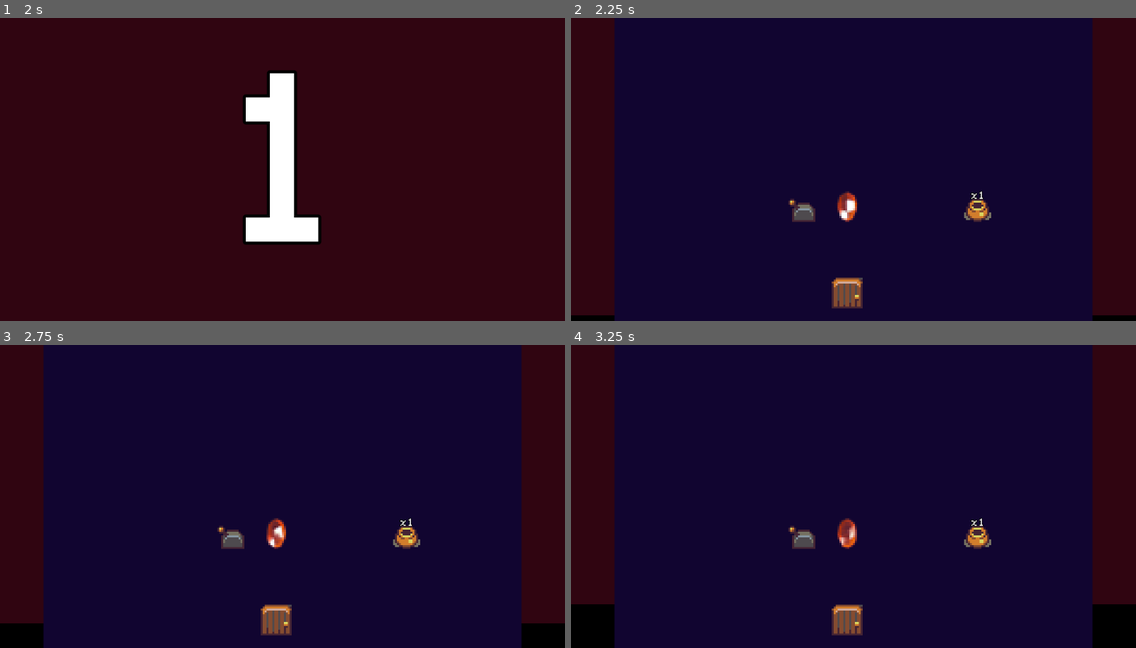
Above: before the commit, frames 1-4 (two rows, left to right).
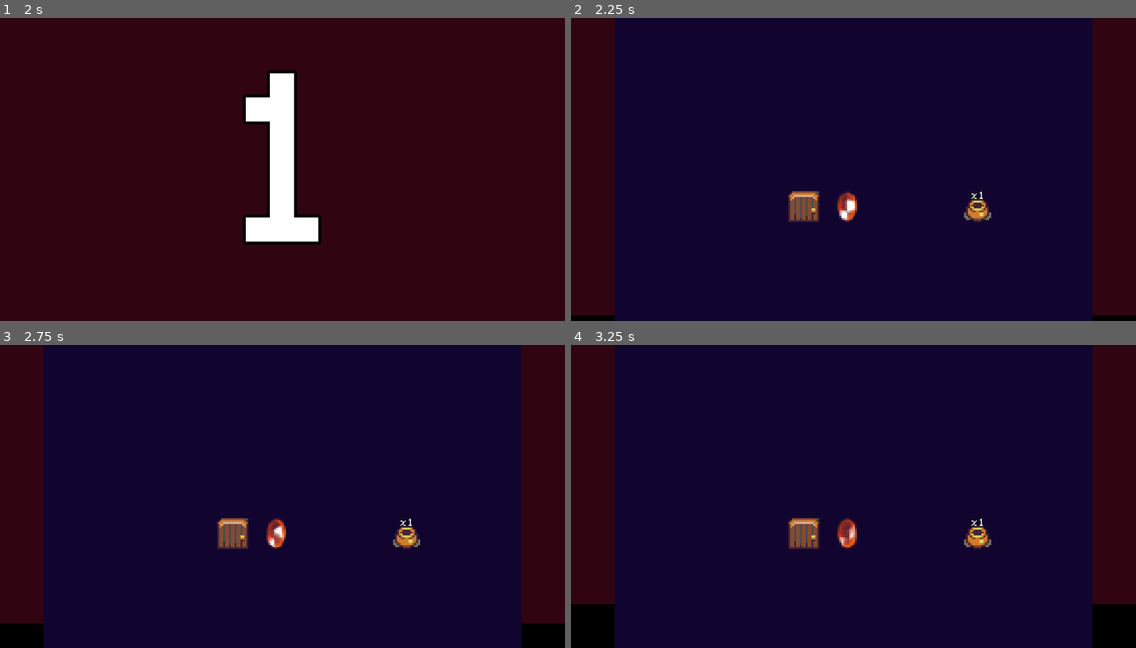
Above: after the commit, the same moments.

Repository: tedsteen/godot-cursors
Game: Godot game, scene res://main.tscn
Two runs of this game, one before a commit and one after it. Both use one fixed random seed, a clock stepped at 60 frames per second and the inputs below. Sound files missing from this copy of the repository are replaced by a short silence.
Inputs (mouse positions are in pixels of both pictures, inside the frame that each line leads up to):
- Up to frame 1 (2 s): click "Start!" at 0.5 s; move the mouse to (406, 154) at 1.27 s; click (406, 154) at 1.42 s
- Up to frame 2 (2.25 s): tap Enter at 2 s; move the mouse to (740, 184) at 2.02 s; click (740, 184) at 2.17 s
- Up to frame 3 (2.75 s): no input
- Up to frame 4 (3.25 s): move the mouse to (910, 429) at 2.77 s; click (910, 429) at 2.92 s

Frame 1 is identical in both runs. In frame 2, 1.0% of the frame differs, in the area x 38-52%, y 57-96%; in frame 3, 1.0%; in frame 4, 1.0%.

Commit message:
...

Diff:
--- a/dungeon.gd
+++ b/dungeon.gd
@@ -135,7 +135,7 @@
 	var stairs_up: StairsUp = StairsUp.create(goto_next_level)
 	var door_unlock_condition
 
-	if true or difficulty > 1 && rng.randi() % 3 == 0:
+	if difficulty > 1 && rng.randi() % 3 == 0:
 		var lever: Lever = Lever.create()
 		available_entities.append(lever)
 		door_unlock_condition = func(): return level.curr_pot_health == 0 && lever && lever.is_pulled
@@ -154,6 +154,6 @@
 		var coord = free_slots[idx]
 		entity.position = Vector2((coord % int(size.x)) * CELL_SIZE, int(coord / float(size.x)) * CELL_SIZE)
 		entity.add_to_group("entities")
-		#print_debug("ADDING TO LEVEL ", entity, level)
+
 		level.add_child(entity)
 		free_slots.remove_at(idx)
